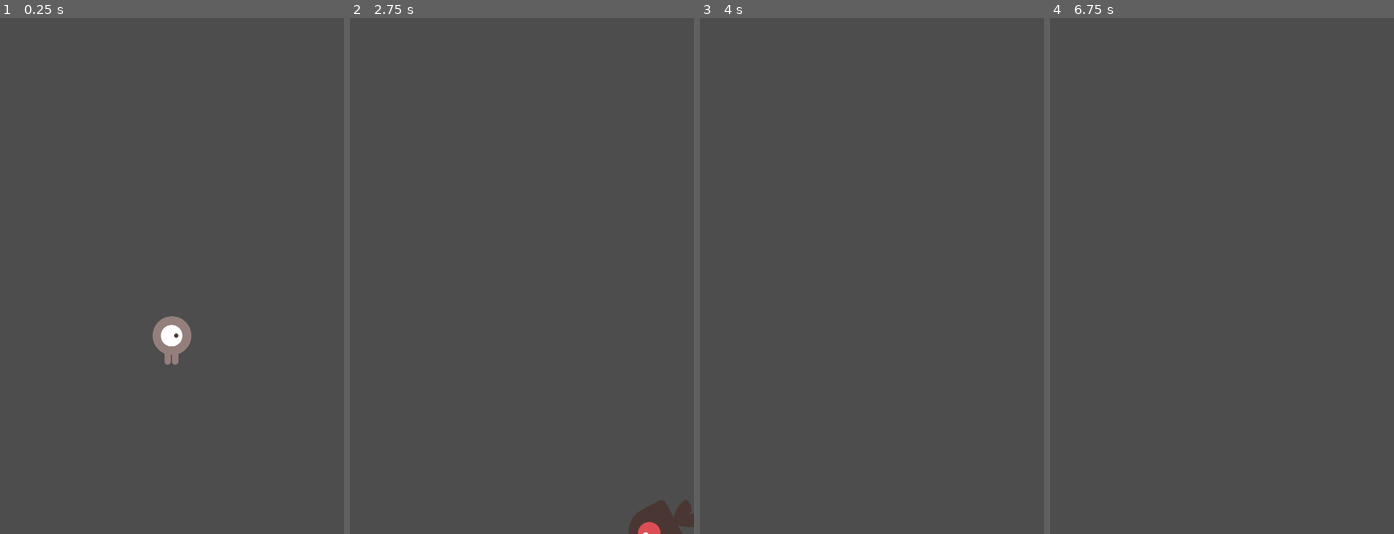
Above: before the commit, frames 1-4 (left to right).
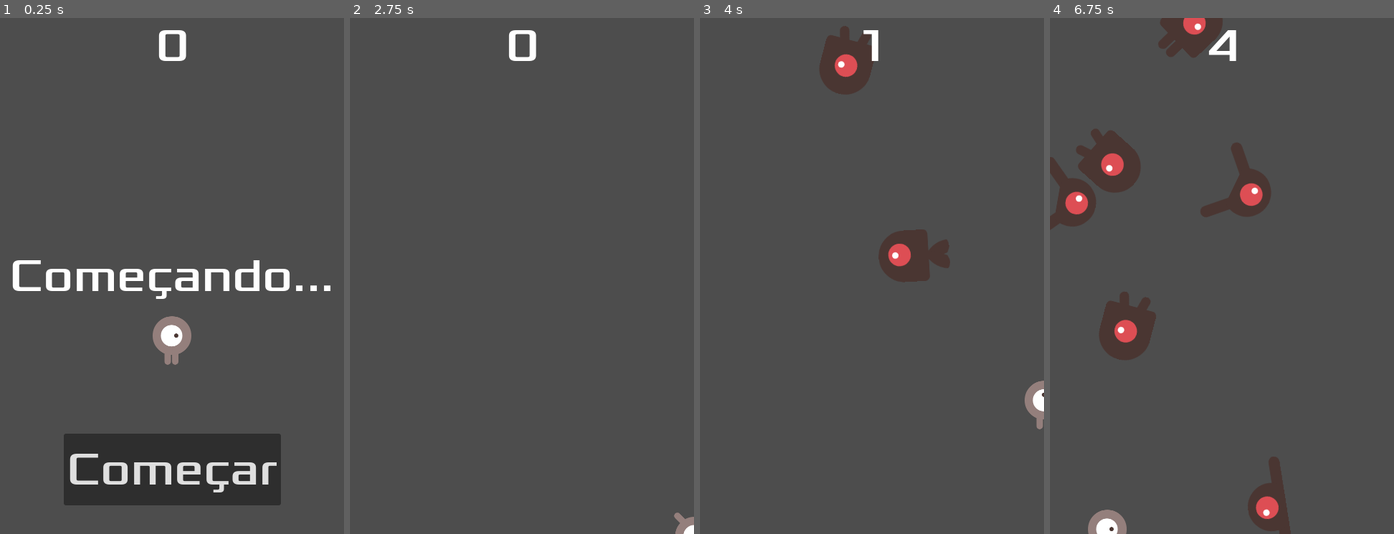
Above: after the commit, the same moments.

Repository: RaviAguiar/primeiro-jogo-2d
Game: Godot game, scene res://main.tscn
Two runs of this game, one before a commit and one after it. Both use one fixed random seed, a clock stepped at 60 frames per second and the inputs below.
Inputs (mouse positions are in pixels of both pictures, inside the frame that each line leads up to):
- Up to frame 1 (0.25 s): no input
- Up to frame 2 (2.75 s): click (522, 472) at 0.5 s, where only the run after the commit has a clickable "Começar"; tap Enter at 1.25 s; hold D (move_right) 1.28-2.03 s; hold S (move_down) from 2.03 s (still down)
- Up to frame 3 (4 s): release S (move_down) at 2.78 s; hold D (move_right) 2.78-3.53 s; hold W (move_up) from 3.53 s (still down)
- Up to frame 4 (6.75 s): release W (move_up) at 4.28 s; hold A (move_left) 4.28-5.78 s; hold S (move_down) 5.78-6.53 s; hold D (move_right) from 6.53 s (still down)

The runs differ from the first frame. In frame 1, 11% of the frame differs, in the area x 3-97%, y 2-95%; in frame 2, 1.2%; in frame 3, 3.5%; in frame 4, 8.0%.

Commit message:
finalizei a hud

Diff:
--- /dev/null
+++ b/hud.gd
@@ -0,0 +1,39 @@
+extends CanvasLayer
+
+signal start_game
+
+# Called when the node enters the scene tree for the first time.
+func _ready() -> void:
+	pass # Replace with function body.
+
+
+# Called every frame. 'delta' is the elapsed time since the previous frame.
+func _process(delta: float) -> void:
+	pass
+
+func show_message(text):
+	$Message.text = text
+	$Message.show()
+	$MessageTimer.start()
+
+func show_game_over():
+	show_message("Acabou pra tu")
+	# Wait until the MessageTimer has counted down.
+	await $MessageTimer.timeout
+
+	$Message.text = "Desvie dos bixo!"
+	$Message.show()
+	$StartButton.show()
+
+func update_score(score):
+	$ScoreLabel.text = str(score)
+
+
+
+func _on_start_button_pressed() -> void:
+	$StartButton.hide()
+	start_game.emit()
+
+
+func _on_message_timer_timeout() -> void:
+	$Message.hide()
--- /dev/null
+++ b/hud.tscn
@@ -0,0 +1,63 @@
+[gd_scene format=3 uid="uid://ce5r70kjqimsh"]
+
+[ext_resource type="FontFile" uid="uid://c6e8x6d2alc34" path="res://fonts/Xolonium-Regular.ttf" id="1_37p78"]
+[ext_resource type="Script" uid="uid://c3tas5f16mg0q" path="res://hud.gd" id="1_64ctp"]
+
+[node name="HUD" type="CanvasLayer" unique_id=1697031254]
+script = ExtResource("1_64ctp")
+
+[node name="ScoreLabel" type="Label" parent="." unique_id=31585527]
+anchors_preset = 5
+anchor_left = 0.5
+anchor_right = 0.5
+offset_left = -22.5
+offset_right = 22.5
+offset_bottom = 78.0
+grow_horizontal = 2
+theme_override_fonts/font = ExtResource("1_37p78")
+theme_override_font_sizes/font_size = 64
+text = "0"
+horizontal_alignment = 1
+vertical_alignment = 1
+
+[node name="Message" type="Label" parent="." unique_id=842399290]
+anchors_preset = 8
+anchor_left = 0.5
+anchor_top = 0.5
+anchor_right = 0.5
+anchor_bottom = 0.5
+offset_left = -250.0
+offset_top = -79.5
+offset_right = 250.0
+offset_bottom = 79.5
+grow_horizontal = 2
+grow_vertical = 2
+theme_override_fonts/font = ExtResource("1_37p78")
+theme_override_font_sizes/font_size = 64
+text = "Desvie dos bixo!"
+horizontal_alignment = 1
+vertical_alignment = 1
+autowrap_mode = 2
+
+[node name="StartButton" type="Button" parent="." unique_id=804938831]
+anchors_preset = 7
+anchor_left = 0.5
+anchor_top = 1.0
+anchor_right = 0.5
+anchor_bottom = 1.0
+offset_left = -151.5
+offset_top = -140.0
+offset_right = 151.5
+offset_bottom = -40.0
+grow_horizontal = 2
+grow_vertical = 0
+theme_override_fonts/font = ExtResource("1_37p78")
+theme_override_font_sizes/font_size = 64
+text = "Começar"
+
+[node name="MessageTimer" type="Timer" parent="." unique_id=1959037170]
+wait_time = 2.0
+one_shot = true
+
+[connection signal="pressed" from="StartButton" to="." method="_on_start_button_pressed"]
+[connection signal="timeout" from="MessageTimer" to="." method="_on_message_timer_timeout"]
--- a/icon.svg
+++ /dev/null
@@ -1 +0,0 @@
-<svg xmlns="http://www.w3.org/2000/svg" width="128" height="128"><rect width="124" height="124" x="2" y="2" fill="#363d52" stroke="#212532" stroke-width="4" rx="14"/><g fill="#fff" transform="translate(12.322 12.322)scale(.101)"><path d="M105 673v33q407 354 814 0v-33z"/><path fill="#478cbf" d="m105 673 152 14q12 1 15 14l4 67 132 10 8-61q2-11 15-15h162q13 4 15 15l8 61 132-10 4-67q3-13 15-14l152-14V427q30-39 56-81-35-59-83-108-43 20-82 47-40-37-88-64 7-51 8-102-59-28-123-42-26 43-46 89-49-7-98 0-20-46-46-89-64 14-123 42 1 51 8 102-48 27-88 64-39-27-82-47-48 49-83 108 26 42 56 81zm0 33v39c0 276 813 276 814 0v-39l-134 12-5 69q-2 10-14 13l-162 11q-12 0-16-11l-10-65H446l-10 65q-4 11-16 11l-162-11q-12-3-14-13l-5-69z"/><path d="M483 600c0 34 58 34 58 0v-86c0-34-58-34-58 0z"/><circle cx="725" cy="526" r="90"/><circle cx="299" cy="526" r="90"/></g><g fill="#414042" transform="translate(12.322 12.322)scale(.101)"><circle cx="307" cy="532" r="60"/><circle cx="717" cy="532" r="60"/></g></svg>
--- a/main.gd
+++ b/main.gd
@@ -1,5 +1,4 @@
 extends Node
-
 @export var mob_scene: PackedScene
 var score
 
@@ -12,11 +11,16 @@
 func game_over() -> void:
 	$ScoreTimer.stop()
 	$MobTimer.stop()
+	$HUD.show_game_over()
 
 func new_game() -> void:
 	score = 0
 	$Player.start($StartPosition.position)
+	$Player/AnimatedSprite2D.play('walk')
+	$Player/AnimatedSprite2D.flip_v = false
 	$StartTimer.start()
+	$HUD.update_score(score)
+	$HUD.show_message("Começando...")
 
 func _on_mob_timer_timeout():
 	var mob = mob_scene.instantiate()
@@ -60,6 +64,7 @@
 
 func _on_score_timer_timeout() -> void:
 	score += 1
+	$HUD.update_score(score)
 
 func _on_start_timer_timeout() -> void:
 	$MobTimer.start()
--- a/main.tscn
+++ b/main.tscn
@@ -3,6 +3,7 @@
 [ext_resource type="Script" uid="uid://dkf3b3b1xsmpg" path="res://main.gd" id="1_h2yge"]
 [ext_resource type="PackedScene" uid="uid://1egk628iggnw" path="res://mob.tscn" id="2_1bvp3"]
 [ext_resource type="PackedScene" uid="uid://d3yypce51fwx1" path="res://player.tscn" id="3_lquwl"]
+[ext_resource type="PackedScene" uid="uid://ce5r70kjqimsh" path="res://hud.tscn" id="4_1bvp3"]
 
 [sub_resource type="Curve2D" id="Curve2D_7mycd"]
 _data = {
@@ -33,7 +34,10 @@
 
 [node name="MobSpawnLocation" type="PathFollow2D" parent="MobPath" unique_id=1366157472]
 
+[node name="HUD" parent="." unique_id=1697031254 instance=ExtResource("4_1bvp3")]
+
 [connection signal="hit" from="Player" to="." method="game_over"]
 [connection signal="timeout" from="MobTimer" to="." method="_on_mob_timer_timeout"]
 [connection signal="timeout" from="ScoreTimer" to="." method="_on_score_timer_timeout"]
 [connection signal="timeout" from="StartTimer" to="." method="_on_start_timer_timeout"]
+[connection signal="start_game" from="HUD" to="." method="new_game"]
--- a/project.godot
+++ b/project.godot
@@ -13,7 +13,6 @@
 config/name="Primeiro jogo 2D"
 run/main_scene="uid://co0dgfag4s7t4"
 config/features=PackedStringArray("4.7", "Forward Plus")
-config/icon="res://icon.svg"
 
 [display]
 
Not shown, added: hud.gd.uid
Not shown, removed: icon.svg.import
